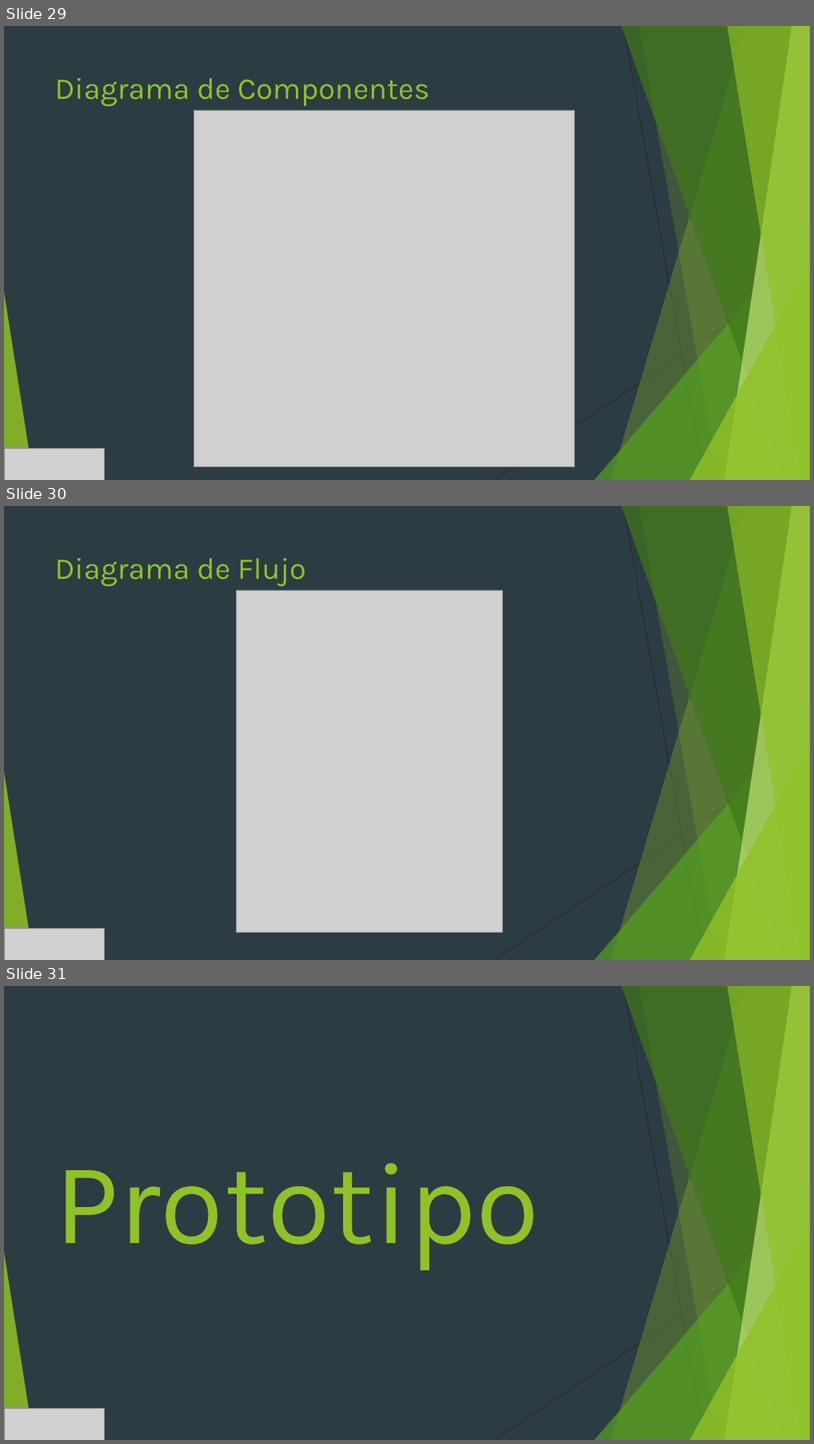
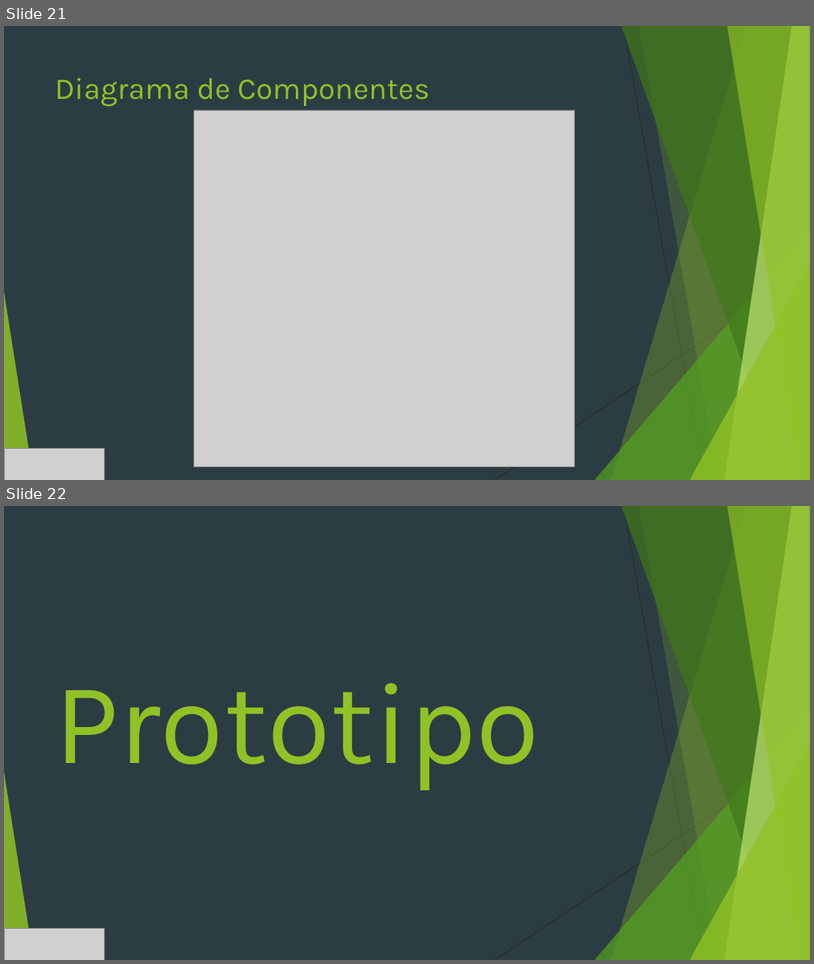
Before and after one commit to JefersonGuevara/Cru_Portal, a slide deck: Documentacion/SISTEMA DE INFORMACIÓN PARA LA GESTIÓN DE ADMISIONES.pptx. Shown one above the other, each under a label of ours: slides 29, 30 and 31 before the commit, slides 21 and 22 after it. The pictures are 814x1444 and 814x964 pixels, drawn with LibreOffice and Linux fonts; fonts in the diff are those of the drawing; grey boxes stand for pictures. Boxes give left, top, right and bottom in pixels: in the first picture for what was removed or moved away, otherwise in the second. Text is boxed around its words. In the diff, an @@ line names an element or a change of style, - is before the commit and + after.

```diff
--- a/Documentacion/SISTEMA DE INFORMACIÓN PARA LA GESTIÓN DE ADMISIONES.pptx
+++ b/Documentacion/SISTEMA DE INFORMACIÓN PARA LA GESTIÓN DE ADMISIONES.pptx
@@ slide 30 removed at (x1=4, y1=506, x2=810, y2=960), background #2C3C43; not listed: 10 template elements that a slide beside it also shows @@
@@ title removed at (x1=55, y1=558, x2=306, y2=586) @@
-Diagrama de Flujo
@@ picture removed at (x1=236, y1=590, x2=503, y2=932) @@
@@ picture removed at (x1=4, y1=928, x2=105, y2=960) @@
@@ what was slide 29 is now slide 21 @@
@@ what was slide 31 is now slide 22 @@
```
Also in this commit, not shown: 7 slides changed, 8 other slides removed, 1 other file.
